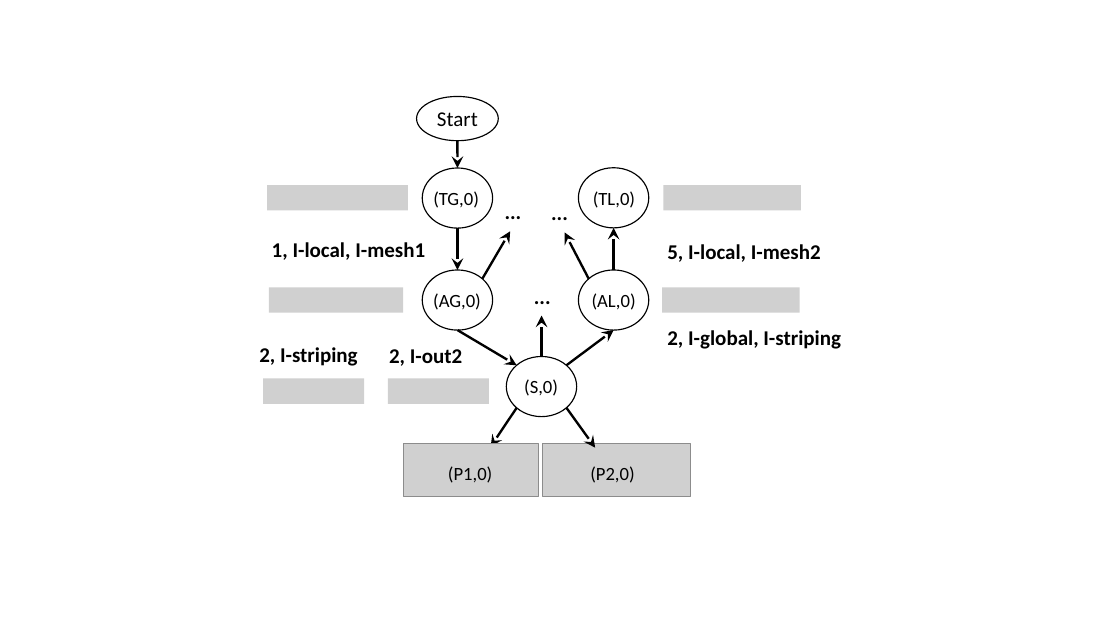
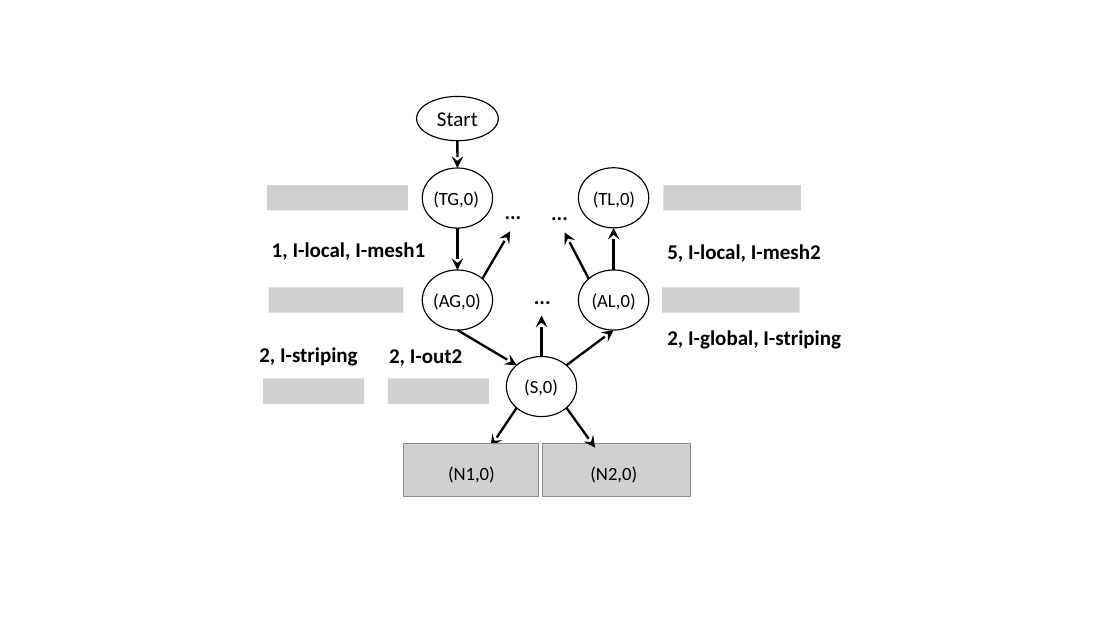
Before and after one commit to rabeckett/propane, a slide deck: slide 10 of paper/abstraction/figures/examples.pptx. Drawn at 1120x630 pixels with LibreOffice and Linux fonts; fonts in the diff are those of the drawing; grey boxes stand for pictures. Boxes give left, top, right and bottom in pixels: in the first picture for what was removed or moved away, otherwise in the second. Text is boxed around its words. In the diff, an @@ line names an element or a change of style, - is before the commit and + after.

```diff
--- a/paper/abstraction/figures/examples.pptx
+++ b/paper/abstraction/figures/examples.pptx
@@ text at box(448, 466, 495, 483): text changed @@
-(P1,0)
+(N1,0)
@@ text at box(590, 466, 637, 483): text changed @@
-(P2,0)
+(N2,0)
```
Also in this commit, not shown: 6 other slides changed, 9 other files.
